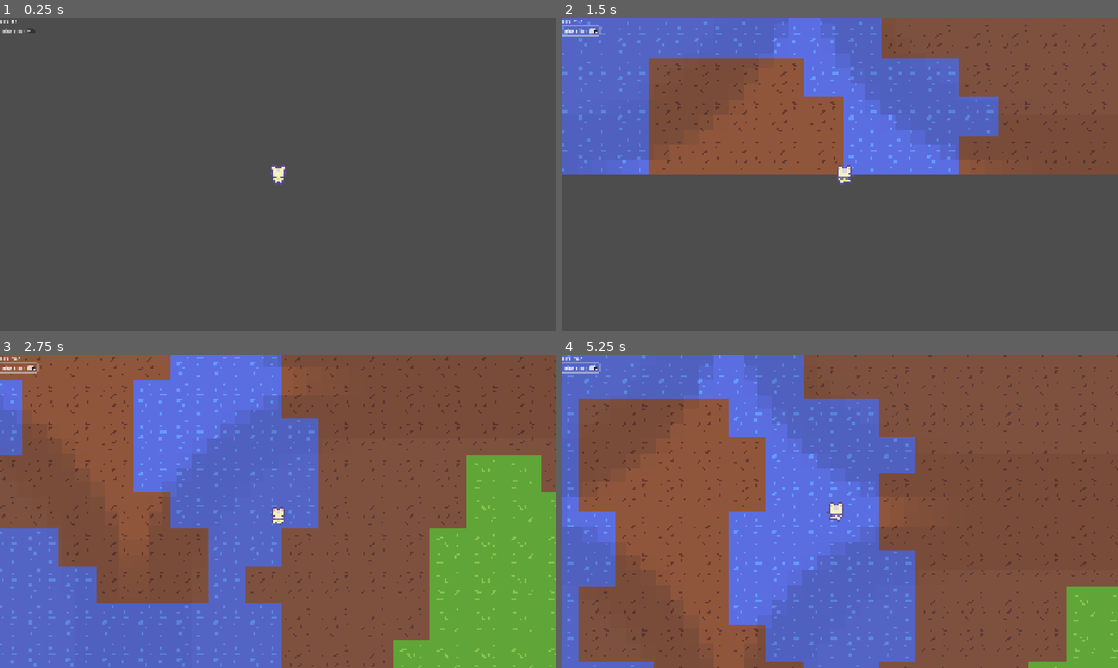
Above: before the commit, frames 1-4 (two rows, left to right).
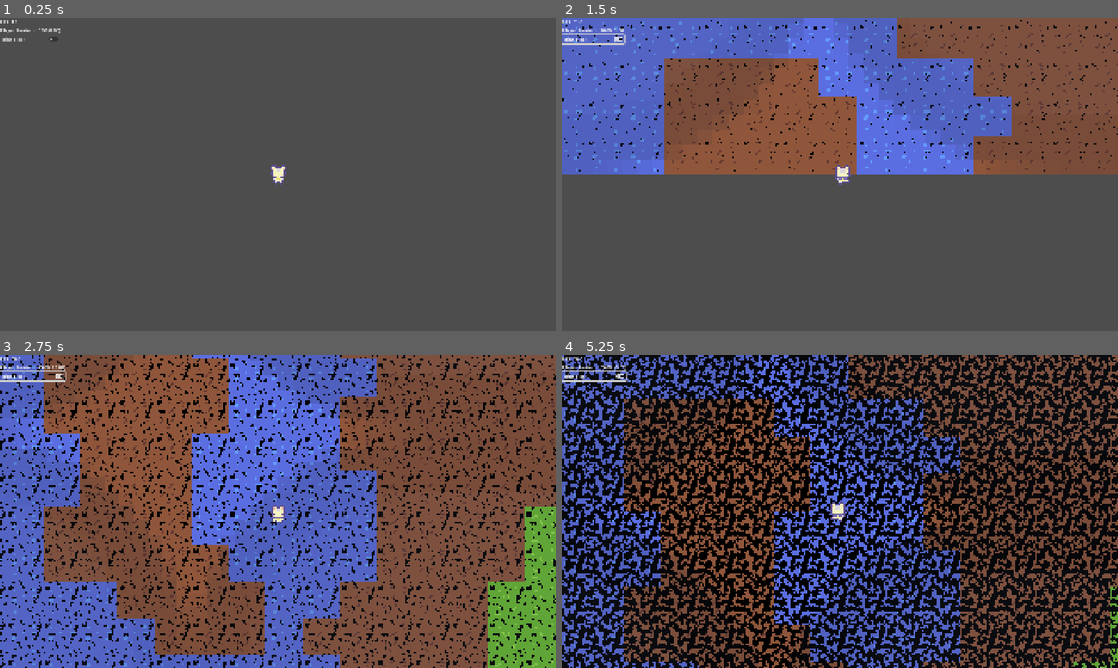
Above: after the commit, the same moments.

Repository: zzxn/rim-lab
Game: Godot game, scene res://scenes/main.tscn
Same seed, same stepped clock (60 frames per second), same inputs: the game is played once before the commit and once after it. The engine's default icon, where the game draws it, is replaced by a stand-in: a white triangle on a blue panel in a dark square.
Inputs (mouse positions are in pixels of both pictures, inside the frame that each line leads up to):
- Up to frame 1 (0.25 s): no input
- Up to frame 2 (1.5 s): click "Hint Block" at 0.5 s; move the mouse to (962, 158) at 1.27 s; hold D (move_right) from 1.28 s (still down); hold Mouse wheel up (zoom_in) from 1.28 s (still down)
- Up to frame 3 (2.75 s): move the mouse to (166, 527) at 2.02 s; release D (move_right) at 2.03 s; release Mouse wheel up (zoom_in) at 2.03 s; hold S (move_down) from 2.03 s (still down); tap Mouse wheel down (zoom_out) at 2.1 s
- Up to frame 4 (5.25 s): move the mouse to (895, 442) at 2.77 s; release S (move_down) at 2.78 s; hold D (move_right) 2.78-3.53 s; hold Mouse wheel up (zoom_in) 2.78-3.53 s; move the mouse to (812, 574) at 3.52 s; hold W (move_up) 3.53-4.28 s; tap Mouse wheel down (zoom_out) at 3.6, 5.1 s; move the mouse to (1006, 558) at 4.27 s; hold Mouse wheel up (zoom_in) 4.28-5.03 s; hold A (move_left) from 4.28 s (still down); move the mouse to (673, 464) at 5.02 s

The runs differ from the first frame. In frame 1, 0.1% of the frame differs, in the area x 0-11%, y 3-8%; in frame 2, 8.7%; in frame 3, 54%; in frame 4, 74%, in the area x 0-100%, y 0-100%.

Commit message:
feat: event bus

Diff:
--- a/project.godot
+++ b/project.godot
@@ -17,6 +17,7 @@
 
 [autoload]
 
+EventBus="*res://scripts/event_bus.gd"
 Globals="*res://scripts/globals.gd"
 
 [display]
--- a/scenes/block.tscn
+++ b/scenes/block.tscn
@@ -7,8 +7,14 @@
 [ext_resource type="Script" uid="uid://b6ooyxsxsgt4w" path="res://scripts/block.gd" id="5_1bw7o"]
 [ext_resource type="Texture2D" uid="uid://cynfv80bkiyqm" path="res://icon.svg" id="6_bk4tb"]
 
+[sub_resource type="FastNoiseLite" id="FastNoiseLite_kfh62"]
+
+[sub_resource type="NoiseTexture2D" id="NoiseTexture2D_om4np"]
+noise = SubResource("FastNoiseLite_kfh62")
+
 [sub_resource type="ShaderMaterial" id="ShaderMaterial_85g3d"]
 shader = ExtResource("1_ojgcc")
+shader_parameter/noise = SubResource("NoiseTexture2D_om4np")
 
 [sub_resource type="TileSetAtlasSource" id="TileSetAtlasSource_sugp2"]
 texture = ExtResource("2_1bw7o")
--- a/scenes/main.tscn
+++ b/scenes/main.tscn
@@ -62,7 +62,6 @@
 [node name="Player" type="CharacterBody2D" parent="."]
 motion_mode = 1
 script = ExtResource("4_jyhfs")
-speed = 10000
 
 [node name="Camera2D" type="Camera2D" parent="Player"]
 zoom = Vector2(4, 4)
@@ -73,9 +72,9 @@
 
 [node name="AnimatedSprite2D" type="AnimatedSprite2D" parent="Player"]
 sprite_frames = SubResource("SpriteFrames_ya4ey")
-animation = &"run"
+animation = &"idle"
 autoplay = "idle"
-frame_progress = 0.558953
+frame_progress = 0.459379
 
 [node name="CollisionShape2D" type="CollisionShape2D" parent="Player"]
 shape = SubResource("CircleShape2D_jyhfs")
@@ -91,11 +90,14 @@
 layout_mode = 2
 text = "FPS: "
 
+[node name="PlayerPositionLabel" type="Label" parent="HUD/DebugInfo"]
+layout_mode = 2
+text = "Player Position: "
+
 [node name="HintBlockCheckButton" type="CheckButton" parent="HUD/DebugInfo"]
 layout_mode = 2
 text = "Hint Block"
 
 [node name="Blocks" type="Node" parent="."]
 
-[connection signal="debug_config_change" from="HUD/DebugInfo" to="." method="_on_debug_info_debug_config_change"]
 [connection signal="toggled" from="HUD/DebugInfo/HintBlockCheckButton" to="HUD/DebugInfo" method="_on_hint_block_check_button_toggled"]
--- a/scripts/debug_info.gd
+++ b/scripts/debug_info.gd
@@ -1,13 +1,11 @@
 extends VBoxContainer
 
 @onready var fps_label: Label = $FPSLabel
-
-signal debug_config_change
+@onready var player_position_label: Label = $PlayerPositionLabel
 
 # Called when the node enters the scene tree for the first time.
 func _ready() -> void:
-	pass # Replace with function body.
-
+	EventBus.player_position_change.connect(_on_player_position_change)
 
 # Called every frame. 'delta' is the elapsed time since the previous frame.
 func _process(delta: float) -> void:
@@ -16,4 +14,8 @@
 
 
 func _on_hint_block_check_button_toggled(toggled_on: bool) -> void:
-	debug_config_change.emit("hint_block", toggled_on)
+	EventBus.debug_config_change.emit("hint_block", toggled_on)
+
+
+func _on_player_position_change(position: Vector2):
+	player_position_label.text = ("Player Position: (%.2f, %.2f)" % [position.x, position.y])
--- /dev/null
+++ b/scripts/event_bus.gd
@@ -0,0 +1,4 @@
+extends Node
+
+signal debug_config_change
+signal player_position_change
--- a/scripts/game_controller.gd
+++ b/scripts/game_controller.gd
@@ -33,6 +33,8 @@
 	print("main ready")
 	Engine.max_fps = 240
 	Globals.game_controller = self
+	EventBus.debug_config_change.connect(_on_debug_info_debug_config_change)
+
 
 func _physics_process(delta: float) -> void:
 	generate_blocks(delta)
--- a/scripts/globals.gd
+++ b/scripts/globals.gd
@@ -9,3 +9,5 @@
 	Grass = 2,
 	Water = 3,
 }
+
+var M := 32.0  # 1m = 32 pixel
--- a/scripts/player.gd
+++ b/scripts/player.gd
@@ -1,15 +1,17 @@
 extends CharacterBody2D
 
 
-@export var speed := 5500
+@export var speed := 100
 @onready var animated_sprite: AnimatedSprite2D = $AnimatedSprite2D
 
 func _physics_process(delta):
 	var input_dir = Input.get_vector("move_left", "move_right", "move_up", "move_down")
 	if input_dir:
 		input_dir = input_dir.normalized()
-		velocity = input_dir * speed * delta
+		velocity = input_dir * speed
 		animated_sprite.play("run")
 		move_and_slide()
 	else:
 		animated_sprite.play("idle")
+
+	EventBus.player_position_change.emit(position)
--- a/shaders/tile.gdshader
+++ b/shaders/tile.gdshader
@@ -1,10 +1,14 @@
 shader_type canvas_item;
+
+uniform sampler2D noise;
 
 void vertex() {
 }
 
 void fragment() {
-
+	vec2 uv = UV;
+	vec4 noise_color = texture(noise, uv);
+	COLOR *= step(fract(TIME * 0.1), noise_color);
 }
 
 //void light() {
Not shown: 1 places in scenes/block.tscn that only renumber resources
Not shown, added: scripts/event_bus.gd.uid
